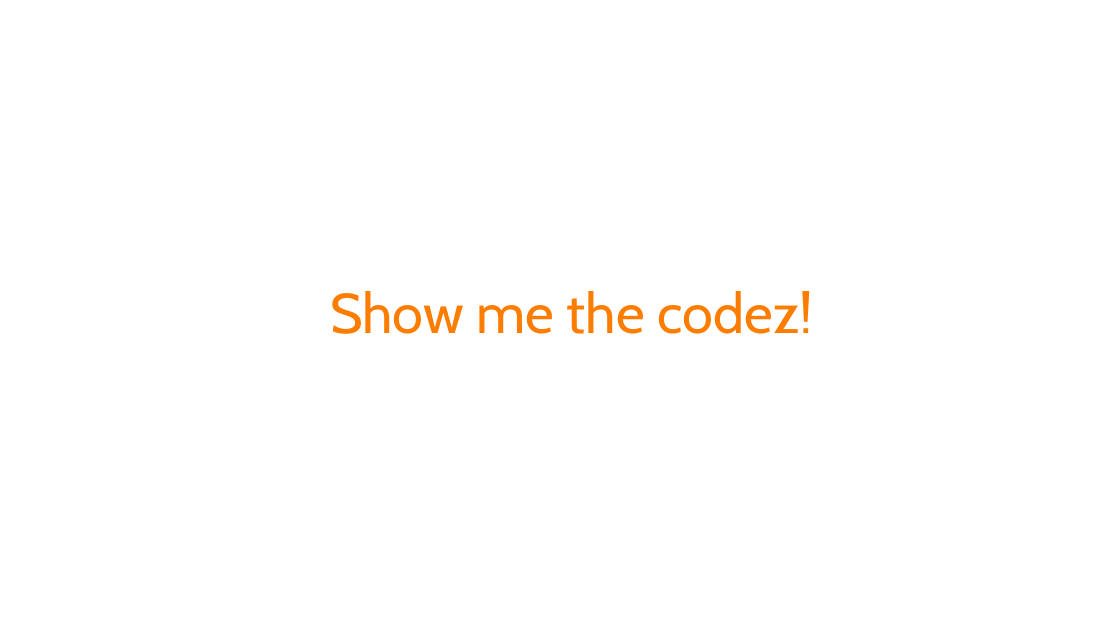
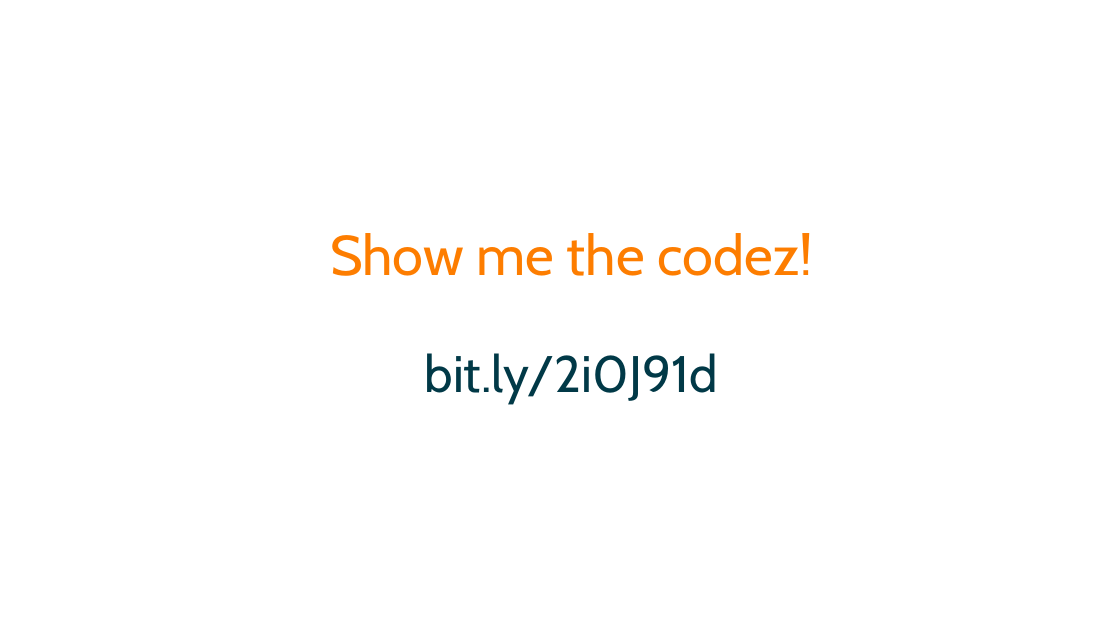
Before and after one commit to spetryjohnson/Talk---Dont-Write-Secure-Code-Design-Secure-Systems, a slide deck: slide 21 of Secure Systems - CodeMash 2017.pptx (slide 14 before the commit). Drawn at 1120x630 pixels with LibreOffice and Linux fonts; fonts in the diff are those of the drawing. Boxes give left, top, right and bottom in pixels: in the first picture for what was removed or moved away, otherwise in the second. Text is boxed around its words. In the diff, an @@ line names an element or a change of style, - is before the commit and + after.

```diff
--- a/Secure Systems - CodeMash 2017.pptx
+++ b/Secure Systems - CodeMash 2017.pptx
@@ title at [330,233,812,403]: text changed @@
-Show me the codez!
+Show me the codez!
+bit.ly/2i0J91d
```
Also in this commit, not shown: 11 slides added, 1 slide removed, 2 other files.
